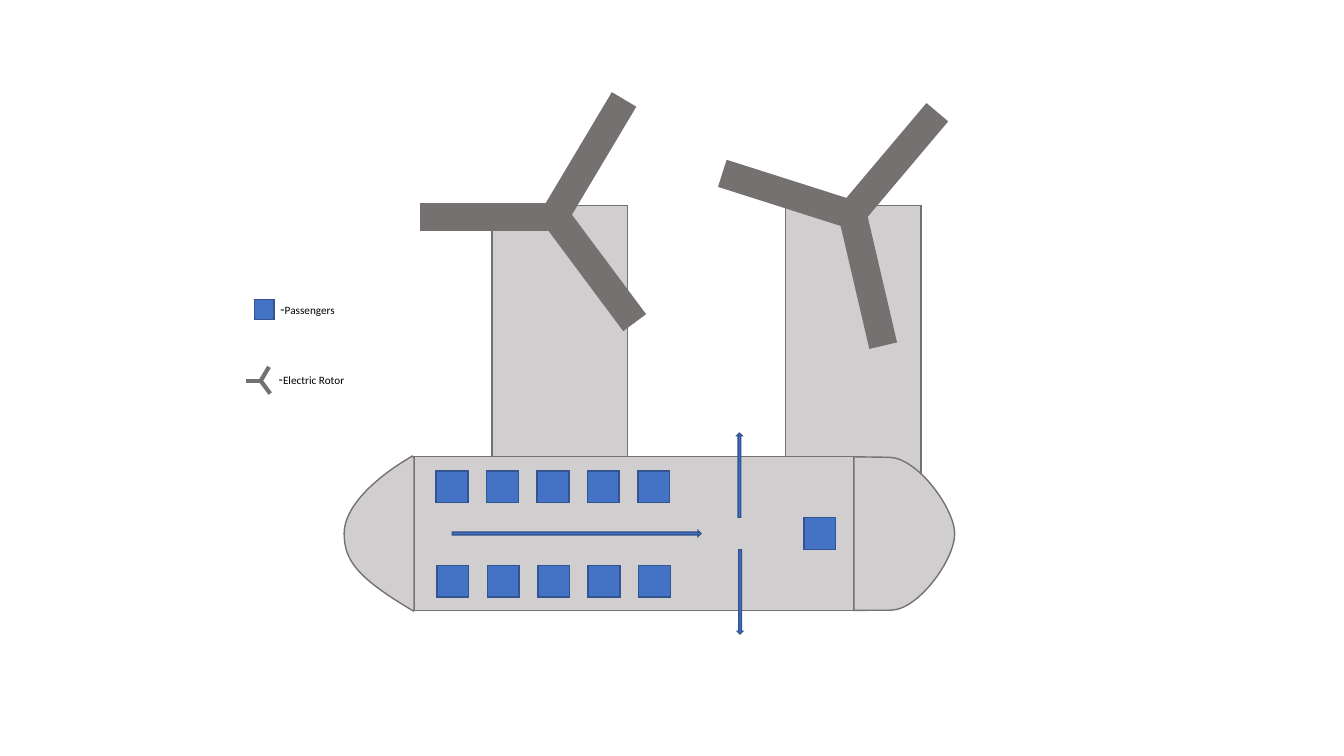
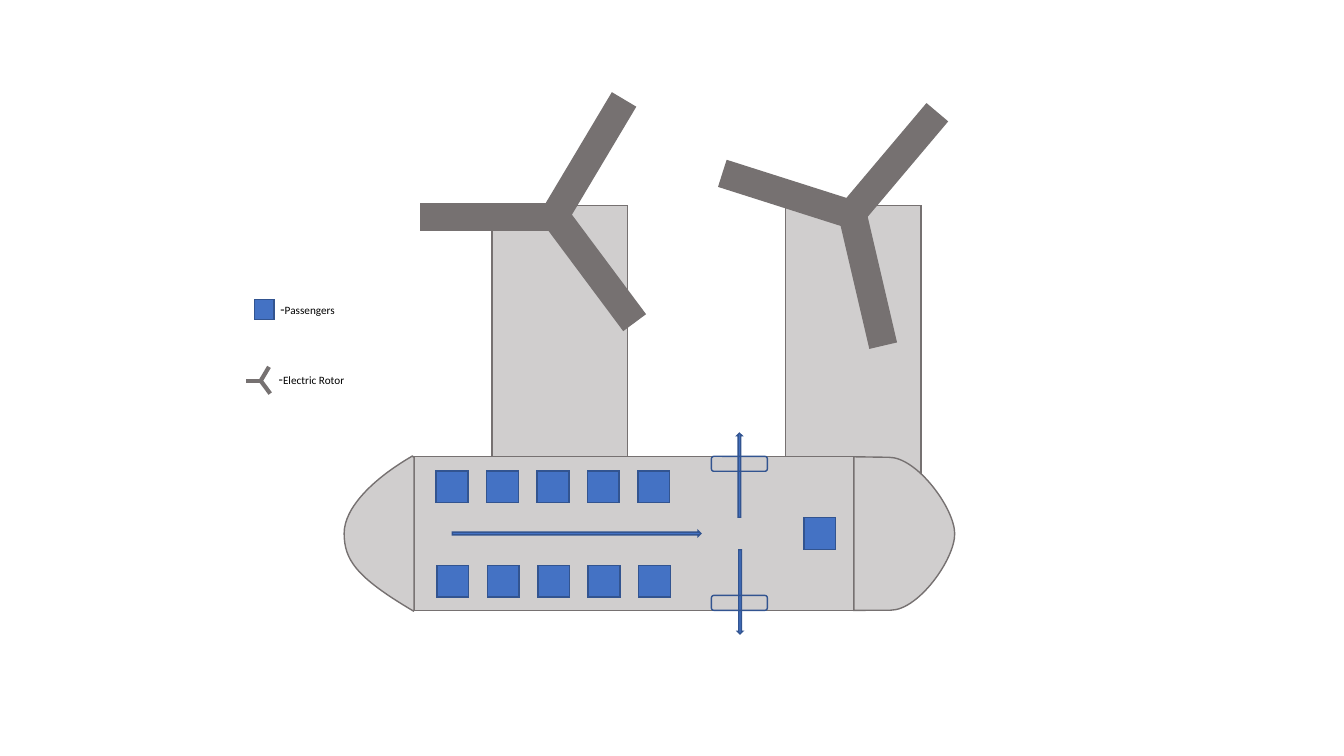
Before and after one commit to JoseMedeiro/ProjetoIntegrador, a slide deck: slide 5 of DesignDeAltoNivel.pptx (slide 3 before the commit). Drawn at 1344x756 pixels with LibreOffice and Linux fonts; fonts in the diff are those of the drawing. Boxes give left, top, right and bottom in pixels: in the first picture for what was removed or moved away, otherwise in the second. Text is boxed around its words. In the diff, an @@ line names an element or a change of style, - is before the commit and + after.

```diff
--- a/DesignDeAltoNivel.pptx
+++ b/DesignDeAltoNivel.pptx
@@ rounded rectangle added at [712, 457, 768, 472], outline #325491 1 pt @@
@@ rounded rectangle added at [712, 596, 768, 611], outline #325491 1 pt @@
```
Also in this commit, not shown: 1 other slide changed, 2 slides added.
